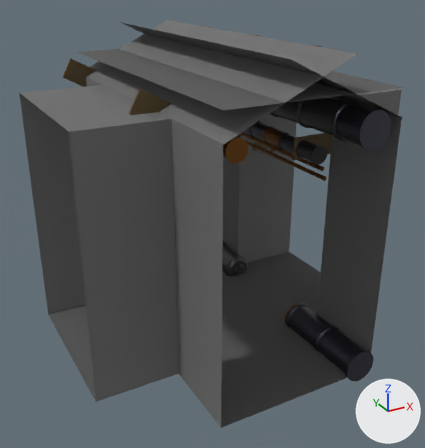
One commit to the Blender file Assets/Models/tunnels/tunnel4way.blend: the scene before it, then after it.
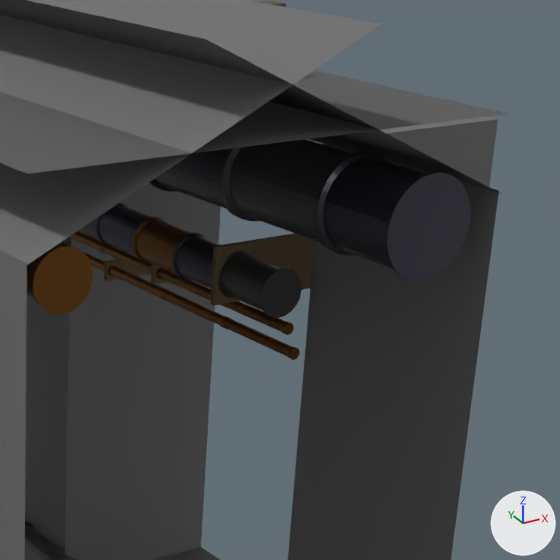
Each version appears first whole from a 50 mm lens placed at (-3.35, -6.58, 4.35), pointed at (-0.08, -0.65, 1.38), and next in a close-up on the part from 50% to 100% of the width and 10% to 57% of the height. Every picture has the same lights, and +X, +Y and +Z are marked at lower right. The last two pictures show the newer version.

The first close-up shows 'Floor.001', 'PipingSegment.006', 'PipingSegment.041', 'PipingSegment.046', 'PipingSegment.047', 'Roof1', 'Roof2', 'Wall1.003', 'Wall1.004', 'Wall1.005', 'Wall2', 'Wall2.001' and 20 more.
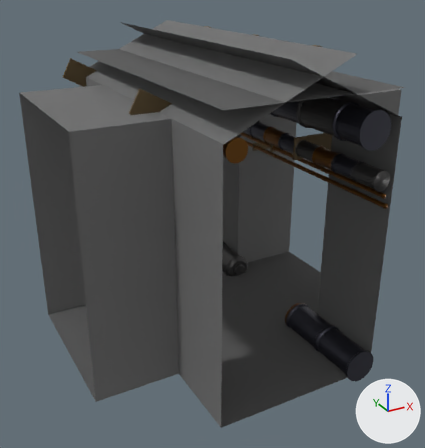
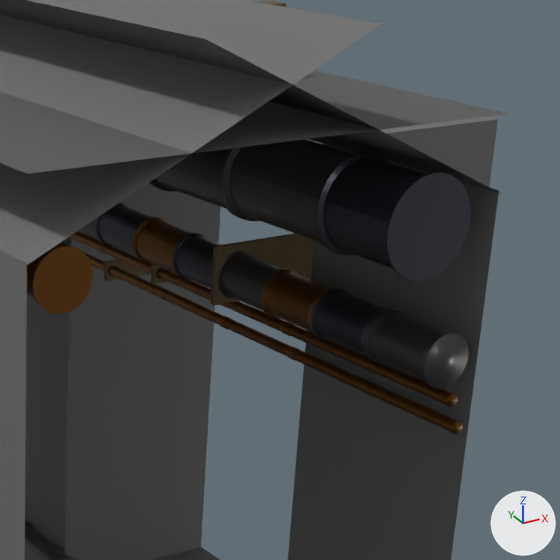
Patch to the scene script:
```diff
--- a/Assets/Models/tunnels/tunnel4way.blend.py
+++ b/Assets/Models/tunnels/tunnel4way.blend.py
@@ ob_pipingsegment_054 @@
+ob_pipingsegment_054 = bpy.data.objects.new('PipingSegment.054', me_cylinder_055)  # 352 vertices, 322 faces; spans x -0.11..0.11, y -0.11..0.11, z -0.167..0.167; in mat_tubinglarge_003 (dark grey #4e4e4d)
+ob_pipingsegment_054.location = (0.842, -2.333, 2.362)
+ob_pipingsegment_054.rotation_euler = (-1.571, 0.0, 0.0)  # degrees (-90, 0, 0)
@@ ob_pipingsegment_053 @@
+ob_pipingsegment_053 = bpy.data.objects.new('PipingSegment.053', me_cylinder_054)  # 352 vertices, 322 faces; spans x -0.11..0.11, y -0.11..0.11, z -0.167..0.167; in mat_brasstubing_001 (brown #754b17)
+ob_pipingsegment_053.location = (0.842, -1.667, 2.362)
+ob_pipingsegment_053.rotation_euler = (-1.571, 0.0, 0.0)  # degrees (-90, 0, 0)
@@ ob_pipingsegment_052 @@
+ob_pipingsegment_052 = bpy.data.objects.new('PipingSegment.052', me_cylinder_053)  # 352 vertices, 322 faces; spans x -0.11..0.11, y -0.11..0.11, z -0.167..0.167; in mat_tubingmedium_003 (dark grey #40414c)
+ob_pipingsegment_052.location = (0.842, -2.0, 2.362)
+ob_pipingsegment_052.rotation_euler = (-1.571, 0.0, 0.0)  # degrees (-90, 0, 0)
@@ ob_pipingsegment_051 @@
+ob_pipingsegment_051 = bpy.data.objects.new('PipingSegment.051', me_cylinder_052)  # 352 vertices, 322 faces; spans x -0.11..0.11, y -0.11..0.11, z -0.167..0.167; in mat_brasstubing_001 (brown #754b17)
+ob_pipingsegment_051.location = (0.897, -1.75, 2.192)
+ob_pipingsegment_051.rotation_euler = (-1.571, 0.0, 0.0)  # degrees (-90, 0, 0)
+ob_pipingsegment_051.scale = (0.25, 0.25, 1.5)
@@ ob_pipingsegment_050 @@
+ob_pipingsegment_050 = bpy.data.objects.new('PipingSegment.050', me_cylinder_051)  # 352 vertices, 322 faces; spans x -0.11..0.11, y -0.11..0.11, z -0.167..0.167; in mat_brasstubing_001 (brown #754b17)
+ob_pipingsegment_050.location = (0.897, -2.25, 2.192)
+ob_pipingsegment_050.rotation_euler = (-1.571, 0.0, 0.0)  # degrees (-90, 0, 0)
+ob_pipingsegment_050.scale = (0.25, 0.25, 1.5)
@@ ob_pipingsegment_049 @@
+ob_pipingsegment_049 = bpy.data.objects.new('PipingSegment.049', me_cylinder_050)  # 352 vertices, 322 faces; spans x -0.11..0.11, y -0.11..0.11, z -0.167..0.167; in mat_brasstubing_001 (brown #754b17)
+ob_pipingsegment_049.location = (0.942, -2.25, 2.07)
+ob_pipingsegment_049.rotation_euler = (-1.571, 0.0, 0.0)  # degrees (-90, 0, 0)
+ob_pipingsegment_049.scale = (0.25, 0.25, 1.5)
@@ ob_pipingsegment_048 @@
+ob_pipingsegment_048 = bpy.data.objects.new('PipingSegment.048', me_cylinder_040)  # 352 vertices, 322 faces; spans x -0.11..0.11, y -0.11..0.11, z -0.167..0.167; in mat_brasstubing_001 (brown #754b17)
+ob_pipingsegment_048.location = (0.942, -1.75, 2.07)
+ob_pipingsegment_048.rotation_euler = (-1.571, 0.0, 0.0)  # degrees (-90, 0, 0)
+ob_pipingsegment_048.scale = (0.25, 0.25, 1.5)
```

Changed parts and their boxes (x1, y1, x2, y2) in the close-ups (560 x 560 px):
'PipingSegment.054', added
    after: (365, 310, 469, 389)
'PipingSegment.052', added
    after: (311, 288, 394, 360)
'PipingSegment.053', added
    after: (261, 268, 341, 337)
'PipingSegment.049', added
    after: (366, 382, 463, 435)
'PipingSegment.050', added
    after: (360, 356, 458, 407)
'PipingSegment.048', added
    after: (290, 348, 372, 394)
'PipingSegment.051', added
    after: (284, 323, 366, 368)
